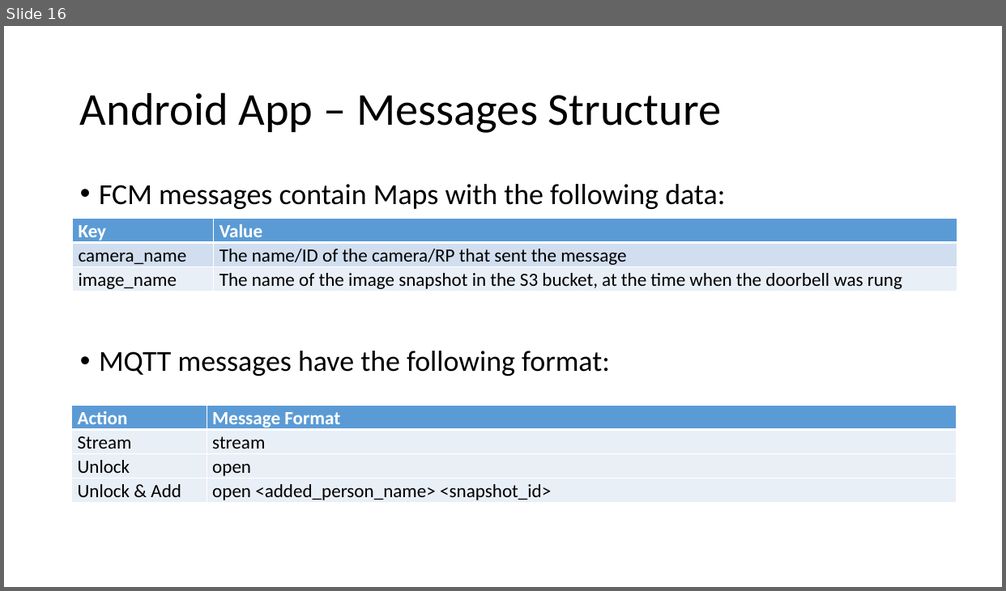
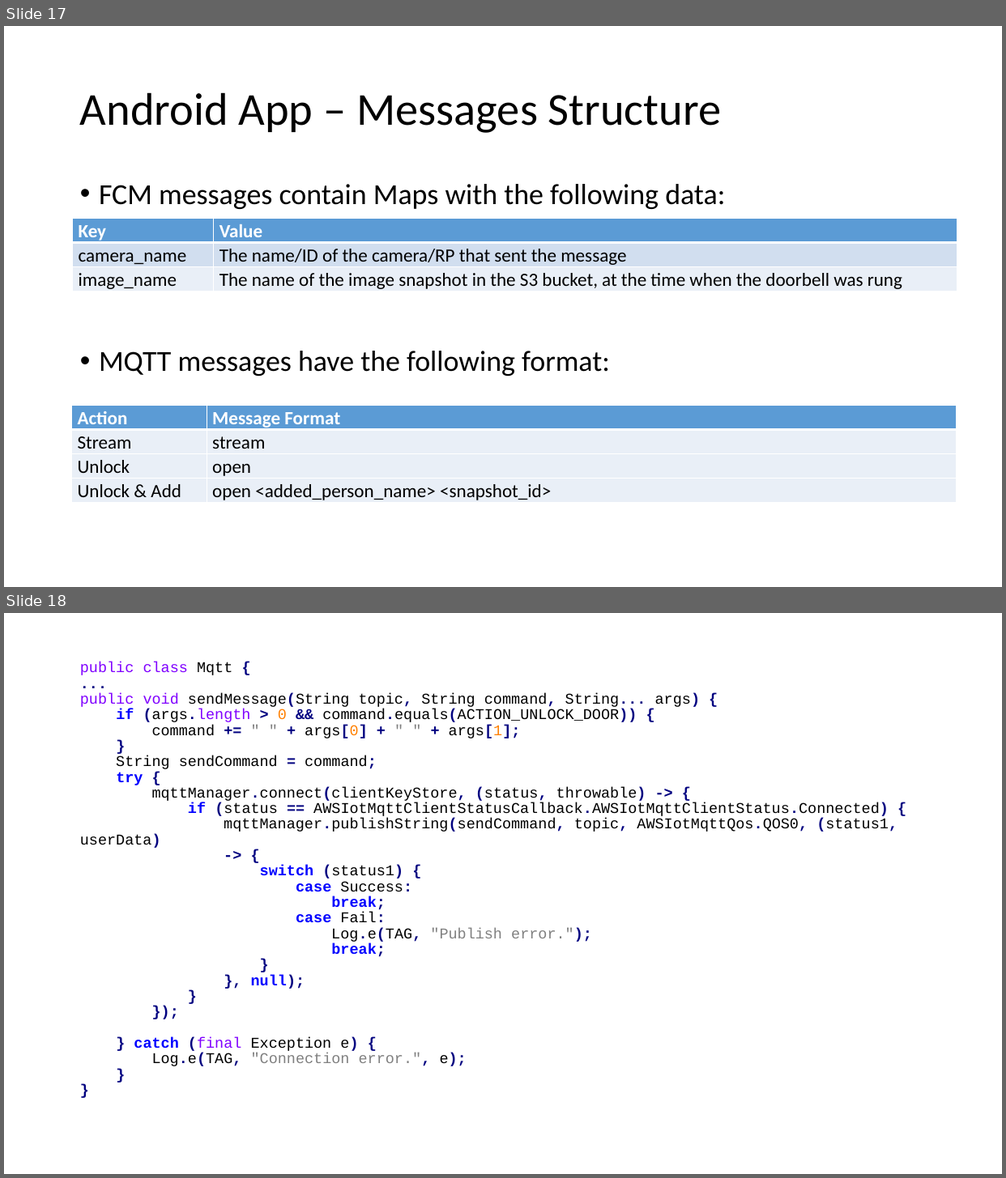
Before and after one commit to aamnony/Smart-Doorbell, a slide deck: docs/presentations/final.pptx. Shown one above the other, each under a label of ours: slide 16 before the commit, slides 17 and 18 after it. The pictures are 1006x591 and 1006x1178 pixels, drawn with LibreOffice and Linux fonts; fonts in the diff are those of the drawing. Boxes give left, top, right and bottom in pixels: in the first picture for what was removed or moved away, otherwise in the second. Text is boxed around its words. In the diff, an @@ line names an element or a change of style, - is before the commit and + after.

```diff
--- a/docs/presentations/final.pptx
+++ b/docs/presentations/final.pptx
@@ slide 18 added at bbox=[4, 613, 1002, 1174], background #FFFFFF @@
@@ text added at bbox=[80, 662, 897, 1067], 14.4 pt, text #000000 @@
+public class Mqtt {
+...
+public void sendMessage(String topic, String command, String... args) {
+if (args.length > 0 && command.equals(ACTION_UNLOCK_DOOR)) {
+command += " " + args[0] + " " + args[1];
+}
+String sendCommand = command;
+try {
+mqttManager.connect(clientKeyStore, (status, throwable) -> {
+if (status == AWSIotMqttClientStatusCallback.AWSIotMqttClientStatus.Connected) {
+mqttManager.publishString(sendCommand, topic, AWSIotMqttQos.QOS0, (status1, userData)
+-> {
+switch (status1) {
+case Success:
+break;
+case Fail:
+Log.e(TAG, "Publish error.");
+break;
+}
+}, null);
+}
+});
+} catch (final Exception e) {
+Log.e(TAG, "Connection error.", e);
+}
+}
@@ what was slide 16 is now slide 17 @@
```
Also in this commit, not shown: 2 slides changed, 6 other slides added.
